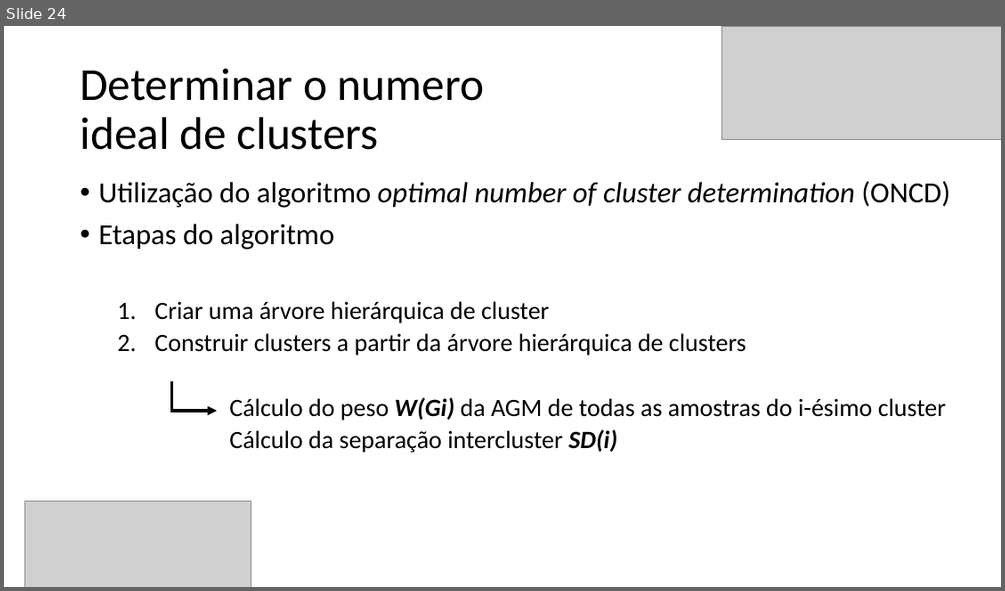
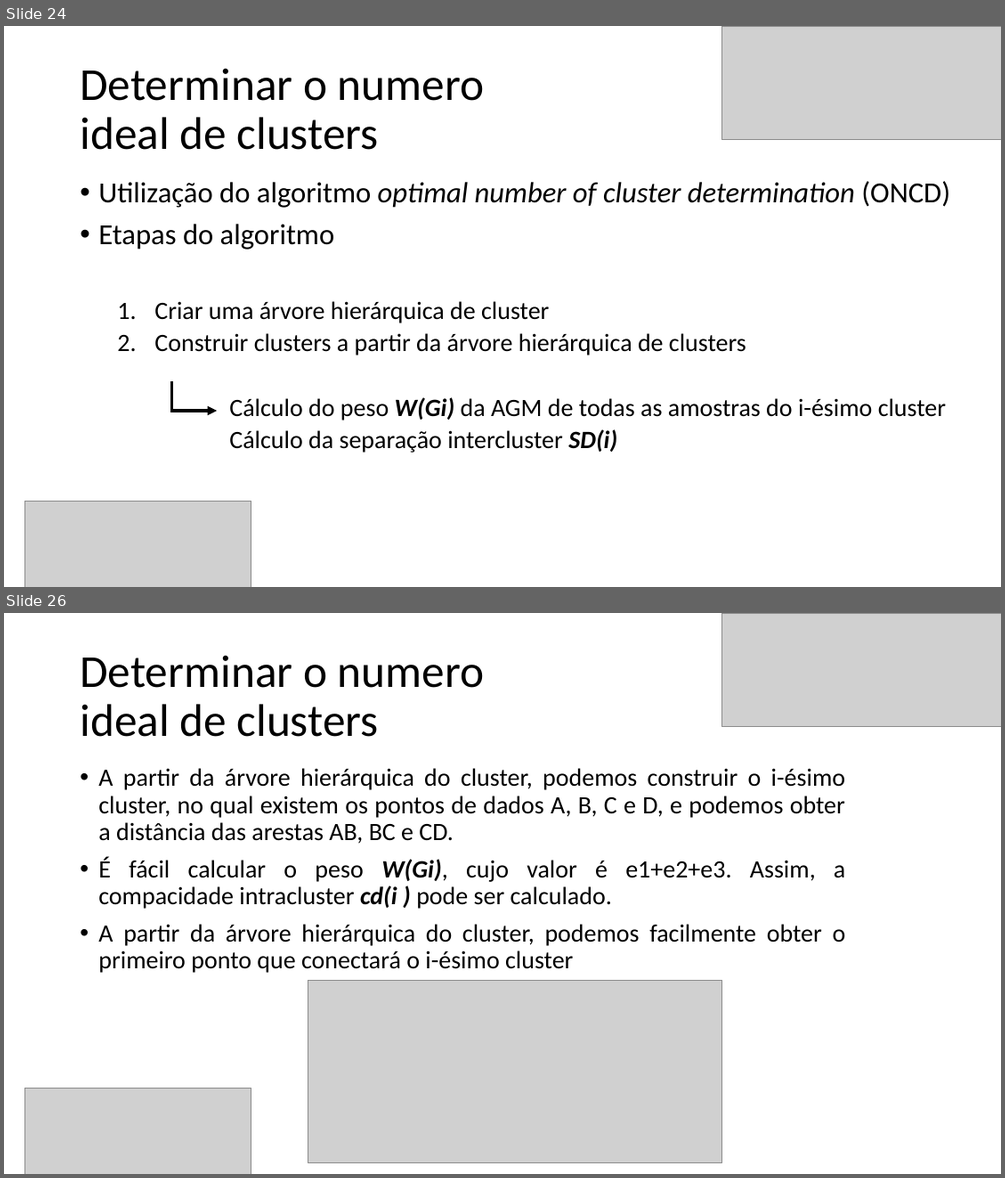
Before and after one commit to Marcio-Salmazo/PRT_Agrupamento, a slide deck: Seminario/optimal clusters - SLIDES.pptx. Shown one above the other, each under a label of ours: slide 24 before the commit, slides 24 and 26 after it; the slides between them are not shown. The pictures are 1005x591 and 1005x1178 pixels, drawn with LibreOffice and Linux fonts; fonts in the diff are those of the drawing; grey boxes stand for pictures. Boxes give left, top, right and bottom in pixels: in the first picture for what was removed or moved away, otherwise in the second. Text is boxed around its words. In the diff, an @@ line names an element or a change of style, - is before the commit and + after.

```diff
--- a/Seminario/optimal clusters - SLIDES.pptx
+++ b/Seminario/optimal clusters - SLIDES.pptx
@@ slide 26 added at [4,613,1001,1174], background #FFFFFF @@
@@ picture added at [722,613,1001,727] @@
@@ title added at [80,655,484,737], 44 pt, text #000000 @@
+Determinar o numero
+ideal de clusters
@@ text added at [98,768,846,973], 24 pt, text #000000 @@
+• A partir da árvore hierárquica do cluster, podemos construir o i-ésimo cluster, no qual existem os pontos de dados A, B, C e D, e podemos obter a distância das arestas AB, BC e CD.
+• É fácil calcular o peso W(Gi), cujo valor é e1+e2+e3. Assim, a compacidade intracluster cd(i ) pode ser calculado.
+• A partir da árvore hierárquica do cluster, podemos facilmente obter o primeiro ponto que conectará o i-ésimo cluster
@@ picture added at [308,981,722,1163] @@
@@ picture added at [25,1088,251,1174] @@
```
Also in this commit, not shown: 5 other slides added.
